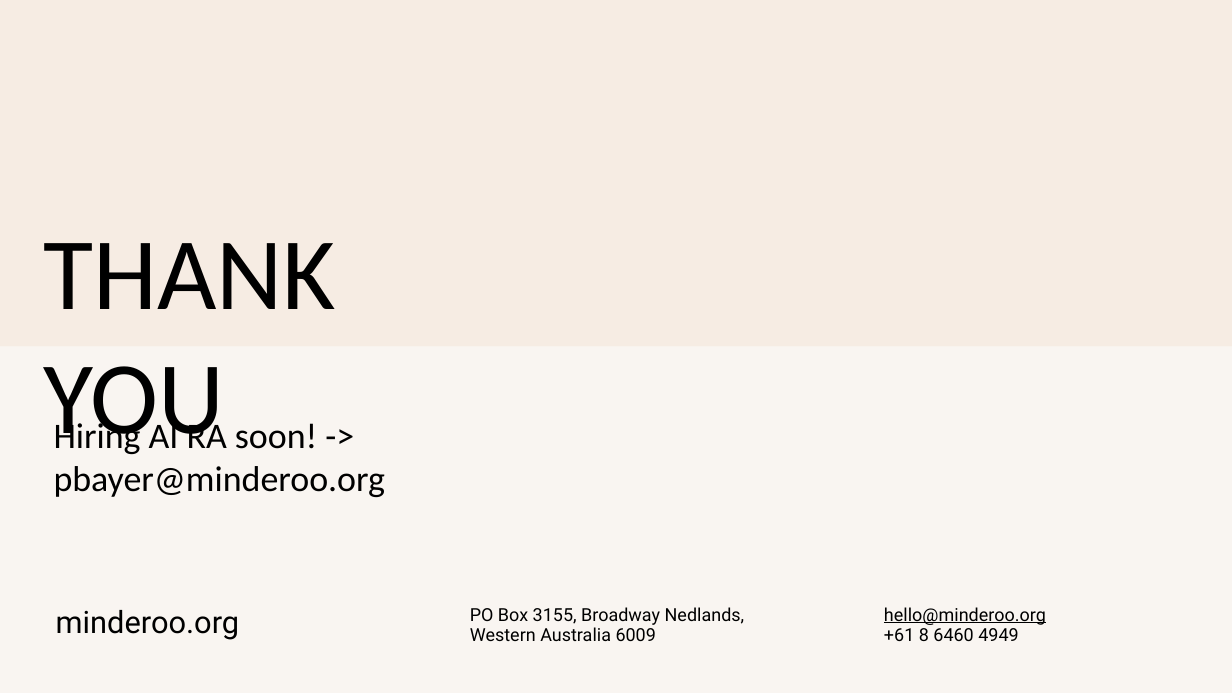
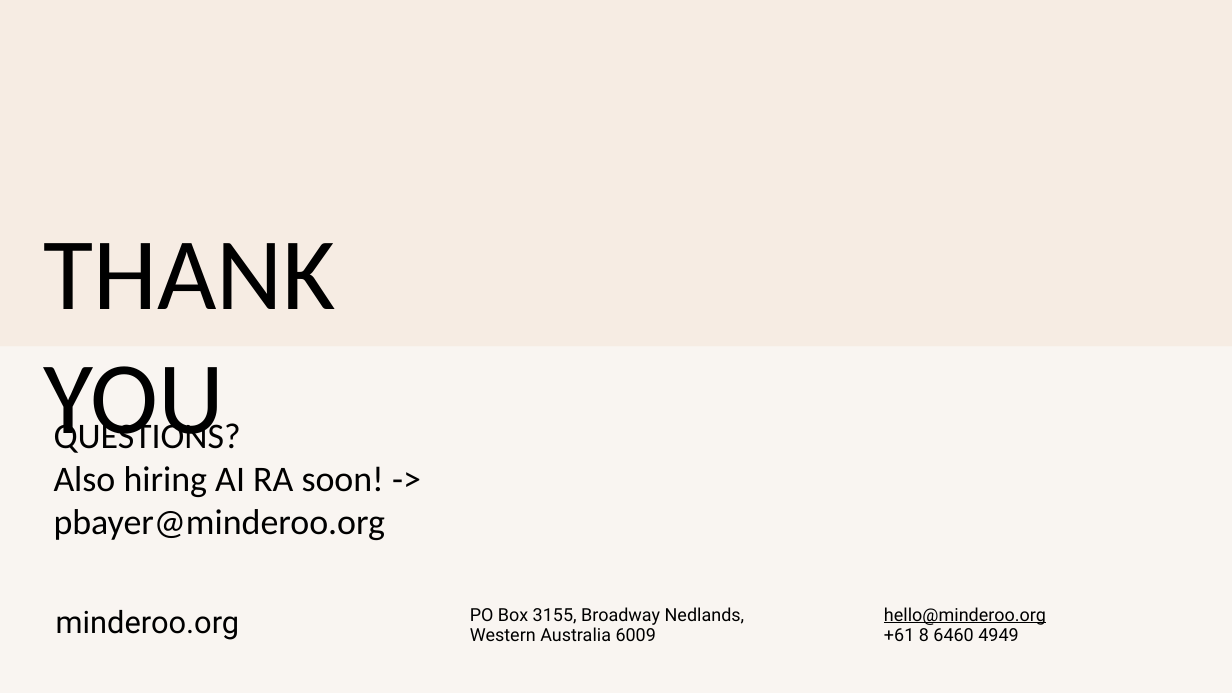
Before and after one commit to pmlg/June2023_LLM_repo, a slide deck: slide 30 of PMLG talk.pptx (slide 28 before the commit). Drawn at 1232x693 pixels with LibreOffice and Linux fonts; fonts in the diff are those of the drawing; background and template pictures are left out. Boxes give left, top, right and bottom in pixels: in the first picture for what was removed or moved away, otherwise in the second. Text is boxed around its words. In the diff, an @@ line names an element or a change of style, - is before the commit and + after.

```diff
--- a/PMLG talk.pptx
+++ b/PMLG talk.pptx
@@ text at box(54, 418, 386, 540): text changed @@
-Hiring AI RA soon! -> pbayer@minderoo.org
+QUESTIONS?
+Also hiring AI RA soon! -> pbayer@minderoo.org
```
Also in this commit, not shown: 20 other slides changed, 3 slides added, 1 slide removed.
